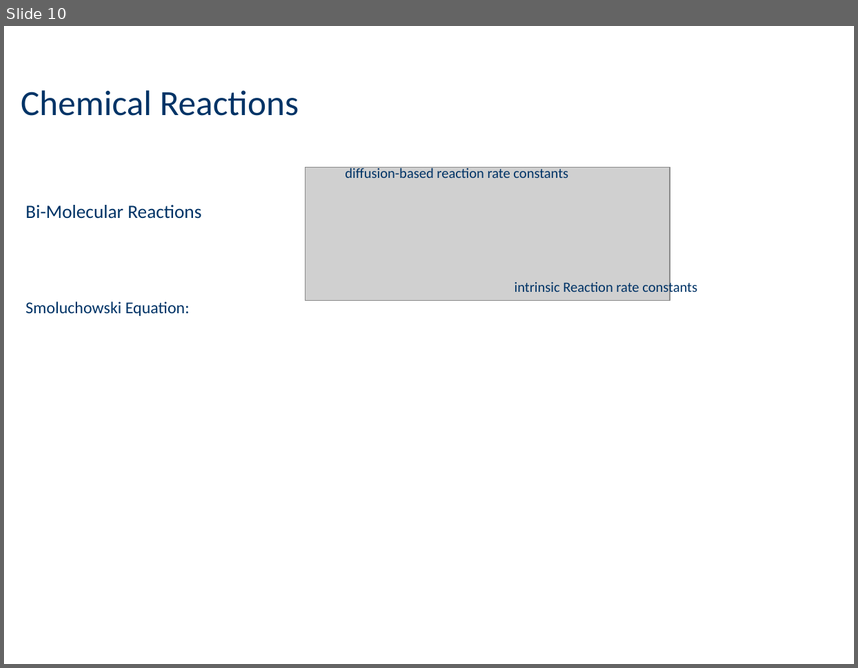
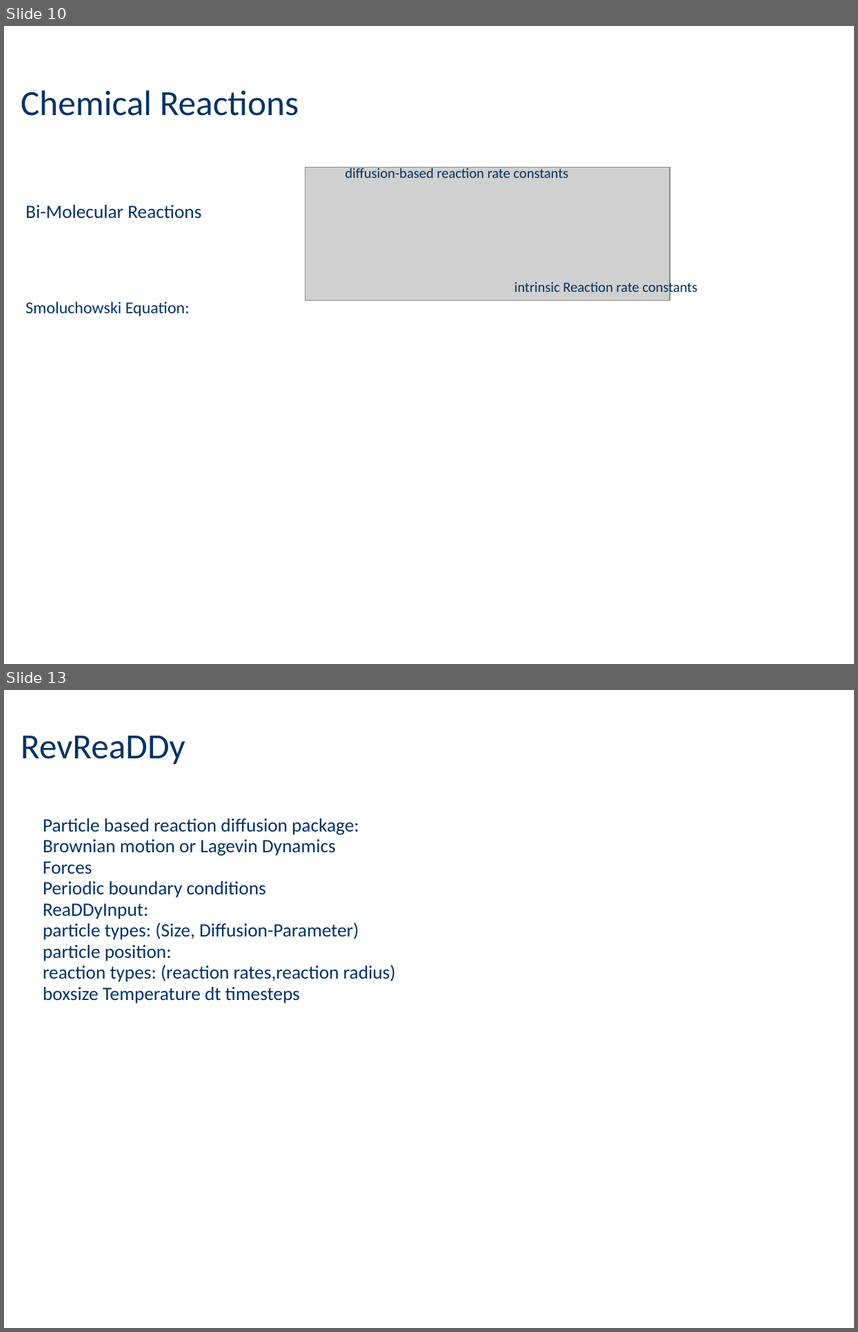
Before and after one commit to janekg89/Masterarbeit_fbm, a slide deck: presentation/midtermpresentation.odp. Shown one above the other, each under a label of ours: slide 10 before the commit, slides 10 and 13 after it; the slides between them are not shown. The pictures are 858x668 and 858x1332 pixels, drawn with LibreOffice and Linux fonts; fonts in the diff are those of the drawing; grey boxes stand for pictures. Boxes give left, top, right and bottom in pixels: in the first picture for what was removed or moved away, otherwise in the second. Text is boxed around its words. In the diff, an @@ line names an element or a change of style, - is before the commit and + after.

```diff
--- a/presentation/midtermpresentation.odp
+++ b/presentation/midtermpresentation.odp
@@ slide 13 added at (x1=4, y1=690, x2=854, y2=1328), background #FFFFFF @@
@@ title added at (x1=21, y1=736, x2=185, y2=765), 30 pt, text #003366 @@
+RevReaDDy
@@ text added at (x1=43, y1=818, x2=396, y2=1003), 16 pt, text #003366 @@
+Particle based reaction diffusion package:
+Brownian motion or Lagevin Dynamics
+Forces
+Periodic boundary conditions
+ReaDDyInput:
+particle types: (Size, Diffusion-Parameter)
+particle position:
+reaction types: (reaction rates,reaction radius)
+boxsize Temperature dt timesteps
```
Also in this commit, not shown: 3 slides changed, 2 other slides added, 2 slides removed, 1 other file.
